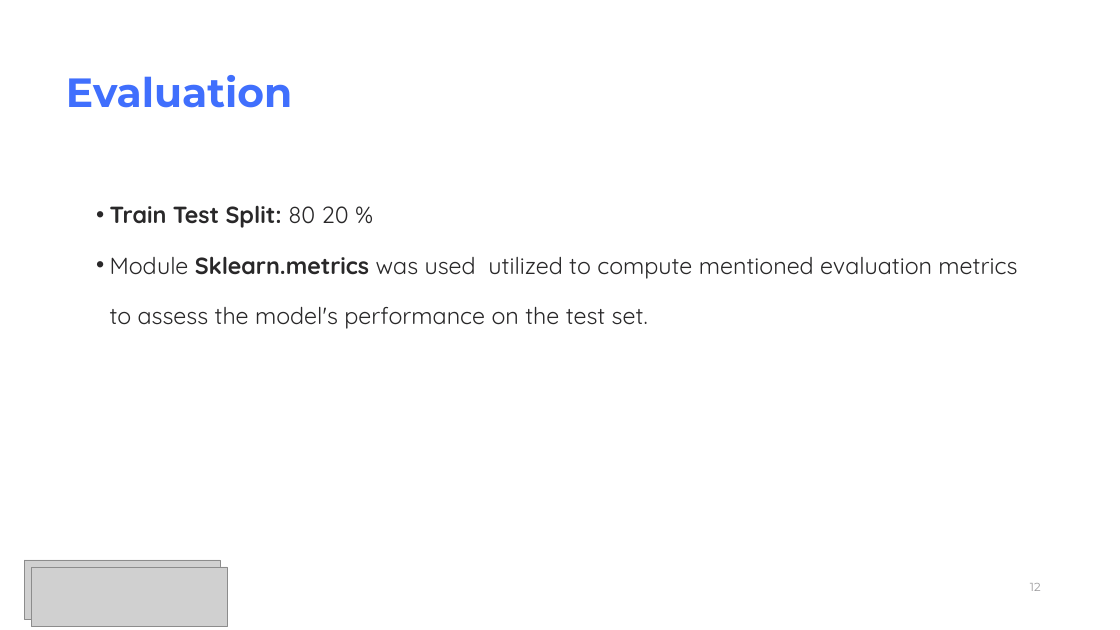
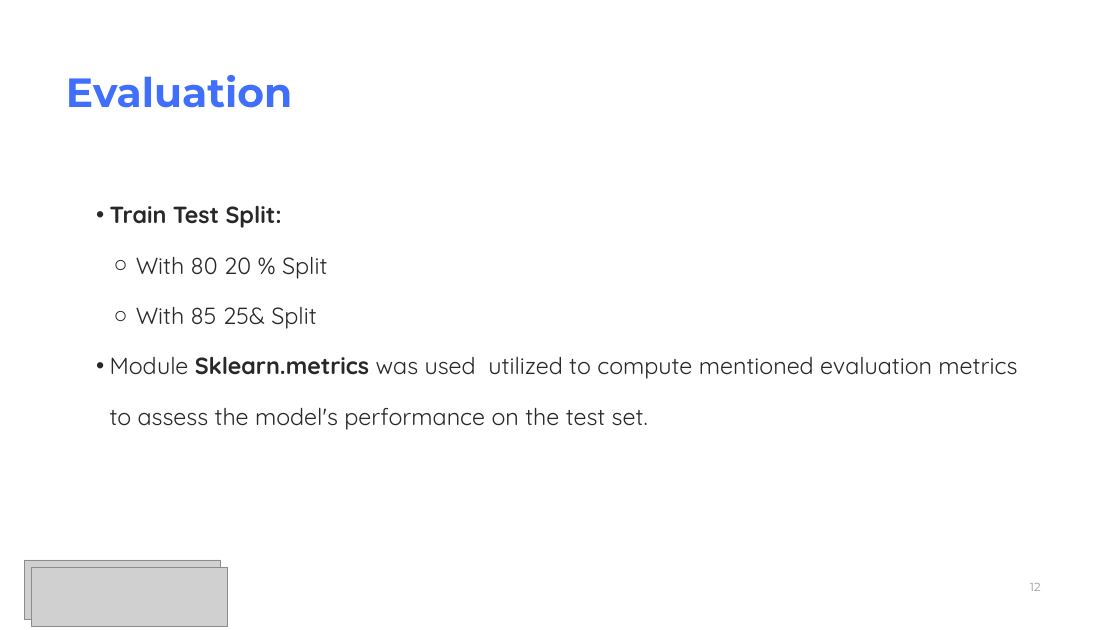
Before and after one commit to MS1034/document-classification-using-KNN, a slide deck: slide 12 of Presentation.pptx. Drawn at 1120x630 pixels with LibreOffice and Linux fonts; fonts in the diff are those of the drawing; grey boxes stand for pictures. Boxes give left, top, right and bottom in pixels: in the first picture for what was removed or moved away, otherwise in the second. Text is boxed around its words. In the diff, an @@ line names an element or a change of style, - is before the commit and + after.

```diff
--- a/Presentation.pptx
+++ b/Presentation.pptx
@@ text at (110,206,327,329): text changed; bold off @@
-• Train Test Split: 80 20 %
+• Train Test Split:
+  ○ With 80 20 % Split
+  ○ With 85 25& Split
```
Also in this commit, not shown: 1 other slide changed, 1 slide added, 1 other file.
